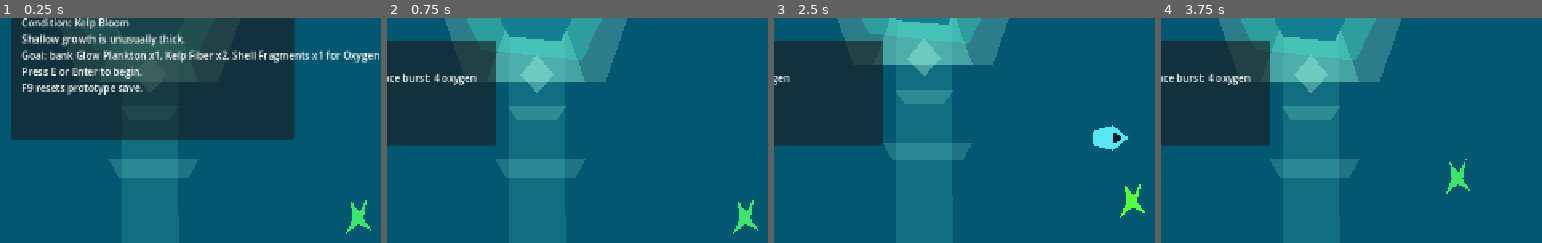
Above: before the commit, frames 1-4 (left to right).
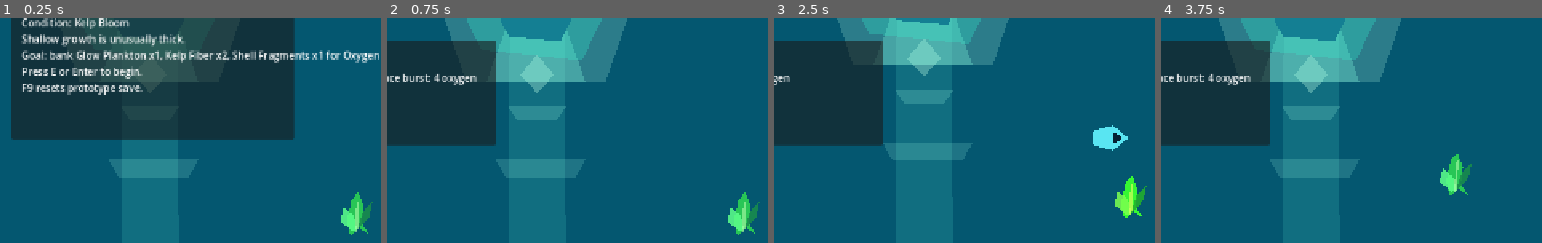
Above: after the commit, the same moments.

Repository: joeypshell/OceanGame
Game: Godot game, scene res://scenes/Main.tscn
Two runs of this game, one before a commit and one after it. Both use one fixed random seed, a clock stepped at 60 frames per second and the inputs below.
Inputs:
- Up to frame 1 (0.25 s): no input
- Up to frame 2 (0.75 s): tap Enter at 0.5 s; hold D (move_right) from 0.53 s (still down); tap E (interact) at 0.6 s
- Up to frame 3 (2.5 s): release D (move_right) at 1.28 s; hold S (move_down) 1.28-2.03 s; tap F (scan) at 1.35 s; hold D (move_right) from 2.03 s (still down); tap E (interact) at 2.1 s
- Up to frame 4 (3.75 s): release D (move_right) at 2.78 s; hold Space (burst_thruster) 2.78-3.53 s; tap F (scan) at 2.85 s; tap R (restart_dive) at 3.5 s; hold A (move_left) from 3.53 s (still down); tap E (interact) at 3.6 s
The pictures show only the part of the screen within x 32-82%, y 23-73%; the shares and areas given below are measured in that part.

The runs differ from the first frame. In frame 1, 0.8% of the frame differs, in the area x 89-98%, y 77-97%; in frame 2, 0.8%; in frame 3, 0.9%, in the area x 89-98%, y 70-89%; in frame 4, 0.8%.

Commit message:
Resolve #146 improve resource pickup visuals

Diff:
--- a/scenes/Main.tscn
+++ b/scenes/Main.tscn
@@ -797,8 +797,20 @@
 definition = ExtResource("4_kelp_fiber")
 
 [node name="Visual" type="Polygon2D" parent="ResourcePickups/KelpFiber"]
-color = Color(0.25, 0.9, 0.42, 1)
-polygon = PackedVector2Array(-12, -28, 5, -8, 18, -34, 11, 4, 28, 26, 2, 13, -20, 31, -8, 3)
+color = Color(0.16, 0.78, 0.34, 1)
+polygon = PackedVector2Array(-12, 34, -18, 6, -10, -30, 2, -44, 12, -18, 8, 12, 22, 32, 4, 20)
+
+[node name="FrondA" type="Polygon2D" parent="ResourcePickups/KelpFiber"]
+color = Color(0.36, 1, 0.54, 0.86)
+polygon = PackedVector2Array(-8, 26, -30, 8, -24, -16, -6, -2, 0, 22)
+
+[node name="FrondB" type="Polygon2D" parent="ResourcePickups/KelpFiber"]
+color = Color(0.1, 0.55, 0.3, 0.88)
+polygon = PackedVector2Array(4, 20, 22, 0, 28, -28, 10, -8, 0, 22)
+
+[node name="StemLine" type="Polygon2D" parent="ResourcePickups/KelpFiber"]
+color = Color(0.72, 1, 0.68, 0.58)
+polygon = PackedVector2Array(-4, 28, 1, 24, 4, -30, -1, -26)
 
 [node name="CollisionShape2D" type="CollisionShape2D" parent="ResourcePickups/KelpFiber"]
 shape = SubResource("CircleShape2D_pickup")
@@ -809,8 +821,20 @@
 definition = ExtResource("5_shell_fragments")
 
 [node name="Visual" type="Polygon2D" parent="ResourcePickups/ShellFragments"]
-color = Color(0.92, 0.78, 0.52, 1)
-polygon = PackedVector2Array(-30, 12, -12, -18, 17, -25, 31, 2, 8, 24)
+color = Color(0.96, 0.78, 0.48, 1)
+polygon = PackedVector2Array(-36, 16, -24, -12, -2, -30, 24, -20, 38, 8, 14, 30, -16, 30)
+
+[node name="ShellRibA" type="Polygon2D" parent="ResourcePickups/ShellFragments"]
+color = Color(1, 0.94, 0.68, 0.68)
+polygon = PackedVector2Array(-21, 20, -16, 18, -4, -19, -8, -20)
+
+[node name="ShellRibB" type="Polygon2D" parent="ResourcePickups/ShellFragments"]
+color = Color(1, 0.94, 0.68, 0.58)
+polygon = PackedVector2Array(-3, 24, 2, 23, 3, -23, -2, -23)
+
+[node name="ShellRibC" type="Polygon2D" parent="ResourcePickups/ShellFragments"]
+color = Color(1, 0.94, 0.68, 0.62)
+polygon = PackedVector2Array(16, 20, 20, 17, 11, -15, 7, -13)
 
 [node name="CollisionShape2D" type="CollisionShape2D" parent="ResourcePickups/ShellFragments"]
 shape = SubResource("CircleShape2D_pickup")
@@ -821,8 +845,16 @@
 definition = ExtResource("6_glow_plankton")
 
 [node name="Visual" type="Polygon2D" parent="ResourcePickups/GlowPlankton"]
-color = Color(0.72, 1, 0.3, 1)
-polygon = PackedVector2Array(0, -32, 12, -10, 34, -6, 17, 10, 21, 32, 0, 19, -21, 32, -17, 10, -34, -6, -12, -10)
+color = Color(0.82, 1, 0.28, 0.64)
+polygon = PackedVector2Array(0, -42, 15, -17, 40, -12, 21, 9, 25, 36, 0, 22, -25, 36, -21, 9, -40, -12, -15, -17)
+
+[node name="GlowCore" type="Polygon2D" parent="ResourcePickups/GlowPlankton"]
+color = Color(0.96, 1, 0.42, 0.96)
+polygon = PackedVector2Array(0, -22, 14, -8, 22, 0, 14, 8, 0, 22, -14, 8, -22, 0, -14, -8)
+
+[node name="GlowHalo" type="Polygon2D" parent="ResourcePickups/GlowPlankton"]
+color = Color(0.52, 1, 0.82, 0.18)
+polygon = PackedVector2Array(0, -58, 30, -34, 58, 0, 30, 34, 0, 58, -30, 34, -58, 0, -30, -34)
 
 [node name="CollisionShape2D" type="CollisionShape2D" parent="ResourcePickups/GlowPlankton"]
 shape = SubResource("CircleShape2D_pickup")
@@ -835,8 +867,16 @@
 definition = ExtResource("6_glow_plankton")
 
 [node name="Visual" type="Polygon2D" parent="ResourcePickups/HiddenGlowPlankton"]
-color = Color(0.72, 1, 0.3, 1)
-polygon = PackedVector2Array(0, -32, 12, -10, 34, -6, 17, 10, 21, 32, 0, 19, -21, 32, -17, 10, -34, -6, -12, -10)
+color = Color(0.82, 1, 0.28, 0.64)
+polygon = PackedVector2Array(0, -42, 15, -17, 40, -12, 21, 9, 25, 36, 0, 22, -25, 36, -21, 9, -40, -12, -15, -17)
+
+[node name="GlowCore" type="Polygon2D" parent="ResourcePickups/HiddenGlowPlankton"]
+color = Color(0.96, 1, 0.42, 0.96)
+polygon = PackedVector2Array(0, -22, 14, -8, 22, 0, 14, 8, 0, 22, -14, 8, -22, 0, -14, -8)
+
+[node name="GlowHalo" type="Polygon2D" parent="ResourcePickups/HiddenGlowPlankton"]
+color = Color(0.52, 1, 0.82, 0.18)
+polygon = PackedVector2Array(0, -58, 30, -34, 58, 0, 30, 34, 0, 58, -30, 34, -58, 0, -30, -34)
 
 [node name="CollisionShape2D" type="CollisionShape2D" parent="ResourcePickups/HiddenGlowPlankton"]
 shape = SubResource("CircleShape2D_pickup")
@@ -847,8 +887,16 @@
 definition = ExtResource("6_glow_plankton")
 
 [node name="Visual" type="Polygon2D" parent="ResourcePickups/DeepGlowPlankton"]
-color = Color(0.72, 1, 0.3, 1)
-polygon = PackedVector2Array(0, -32, 12, -10, 34, -6, 17, 10, 21, 32, 0, 19, -21, 32, -17, 10, -34, -6, -12, -10)
+color = Color(0.82, 1, 0.28, 0.64)
+polygon = PackedVector2Array(0, -42, 15, -17, 40, -12, 21, 9, 25, 36, 0, 22, -25, 36, -21, 9, -40, -12, -15, -17)
+
+[node name="GlowCore" type="Polygon2D" parent="ResourcePickups/DeepGlowPlankton"]
+color = Color(0.96, 1, 0.42, 0.96)
+polygon = PackedVector2Array(0, -22, 14, -8, 22, 0, 14, 8, 0, 22, -14, 8, -22, 0, -14, -8)
+
+[node name="GlowHalo" type="Polygon2D" parent="ResourcePickups/DeepGlowPlankton"]
+color = Color(0.52, 1, 0.82, 0.18)
+polygon = PackedVector2Array(0, -58, 30, -34, 58, 0, 30, 34, 0, 58, -30, 34, -58, 0, -30, -34)
 
 [node name="CollisionShape2D" type="CollisionShape2D" parent="ResourcePickups/DeepGlowPlankton"]
 shape = SubResource("CircleShape2D_pickup")
Not shown, changed: docs/current/GAMEPLAY.md
